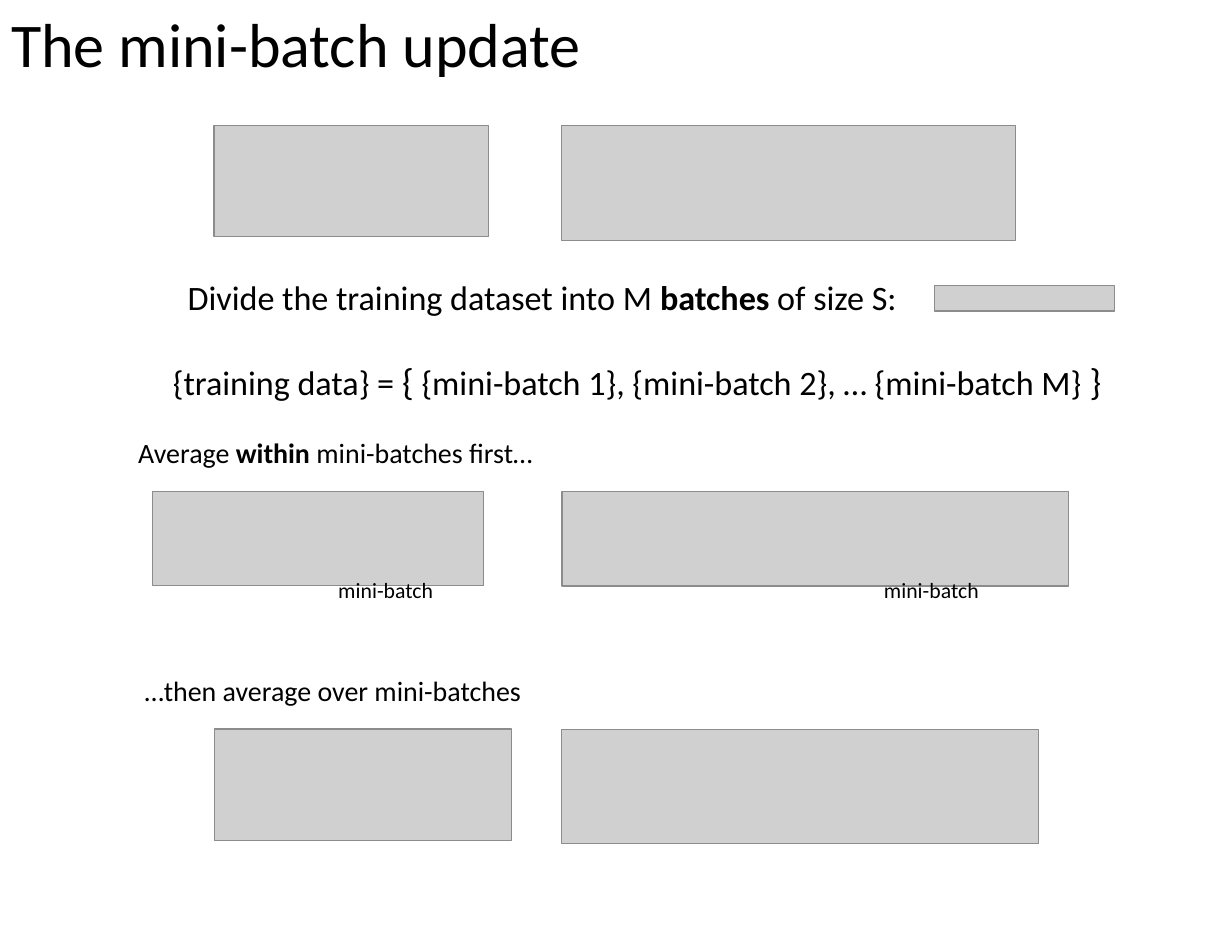
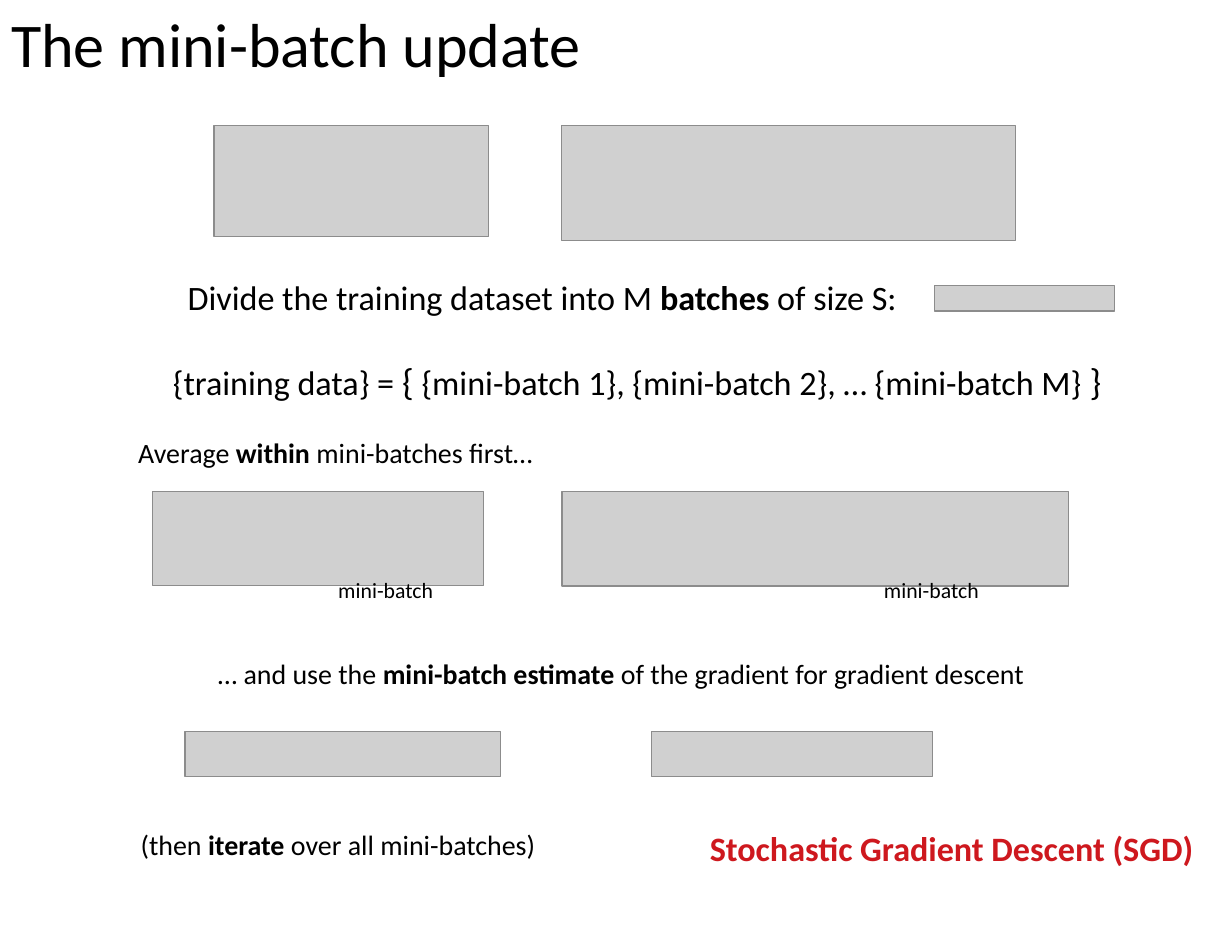
Before and after one commit to ansuini/Winter_School_QLS_2018, a slide deck: slide 13 of Lecture1/slides/Alberto_DeepLearning.odp (slide 12 before the commit). Drawn at 1232x925 pixels with LibreOffice and Linux fonts; fonts in the diff are those of the drawing; grey boxes stand for pictures; background and template pictures are left out. Boxes give left, top, right and bottom in pixels: in the first picture for what was removed or moved away, otherwise in the second. Text is boxed around its words. In the diff, an @@ line names an element or a change of style, - is before the commit and + after.

```diff
--- a/Lecture1/slides/Alberto_DeepLearning.odp
+++ b/Lecture1/slides/Alberto_DeepLearning.odp
@@ text added at [244, 664, 1024, 689], 18 pt, text #000000 @@
+… and use the mini-batch estimate of the gradient for gradient descent
@@ picture: place and size @@
-picture at [215, 729, 512, 840]
+picture at [186, 731, 502, 776]
@@ picture: place and size @@
-picture at [562, 729, 1039, 843]
+picture at [652, 731, 934, 776]
@@ text at [141, 834, 535, 859]: text changed @@
-…then average over mini-batches
+(then iterate over all mini-batches)
@@ text added at [710, 836, 1194, 866], 22 pt, text #CE181E, bold @@
+Stochastic Gradient Descent (SGD)
```
Also in this commit, not shown: 4 other slides changed, 1 slide added, 10 other files.
